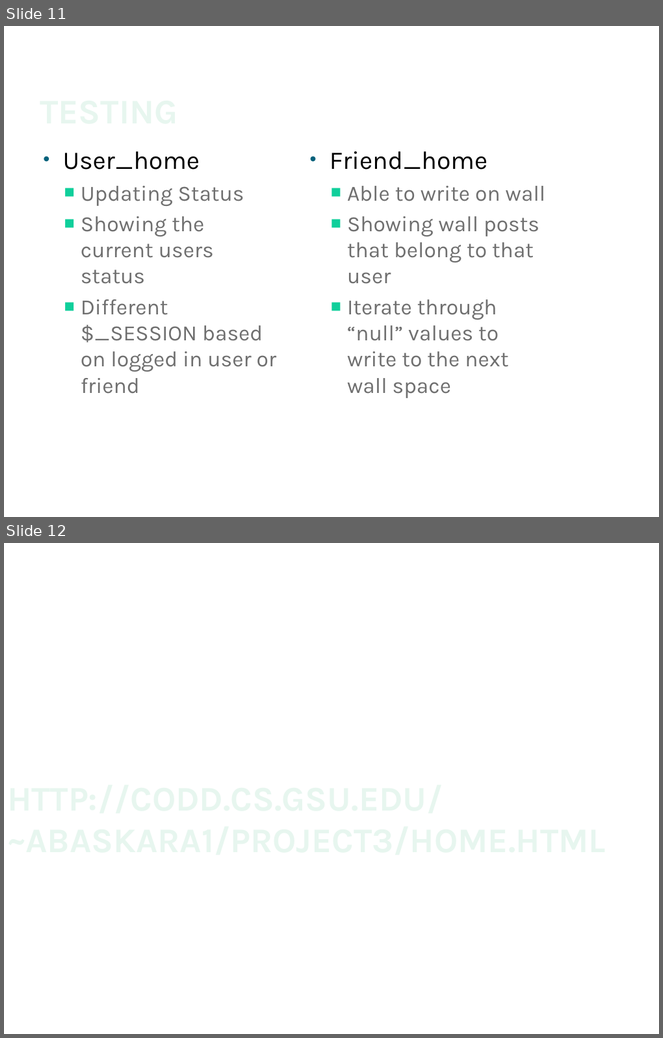
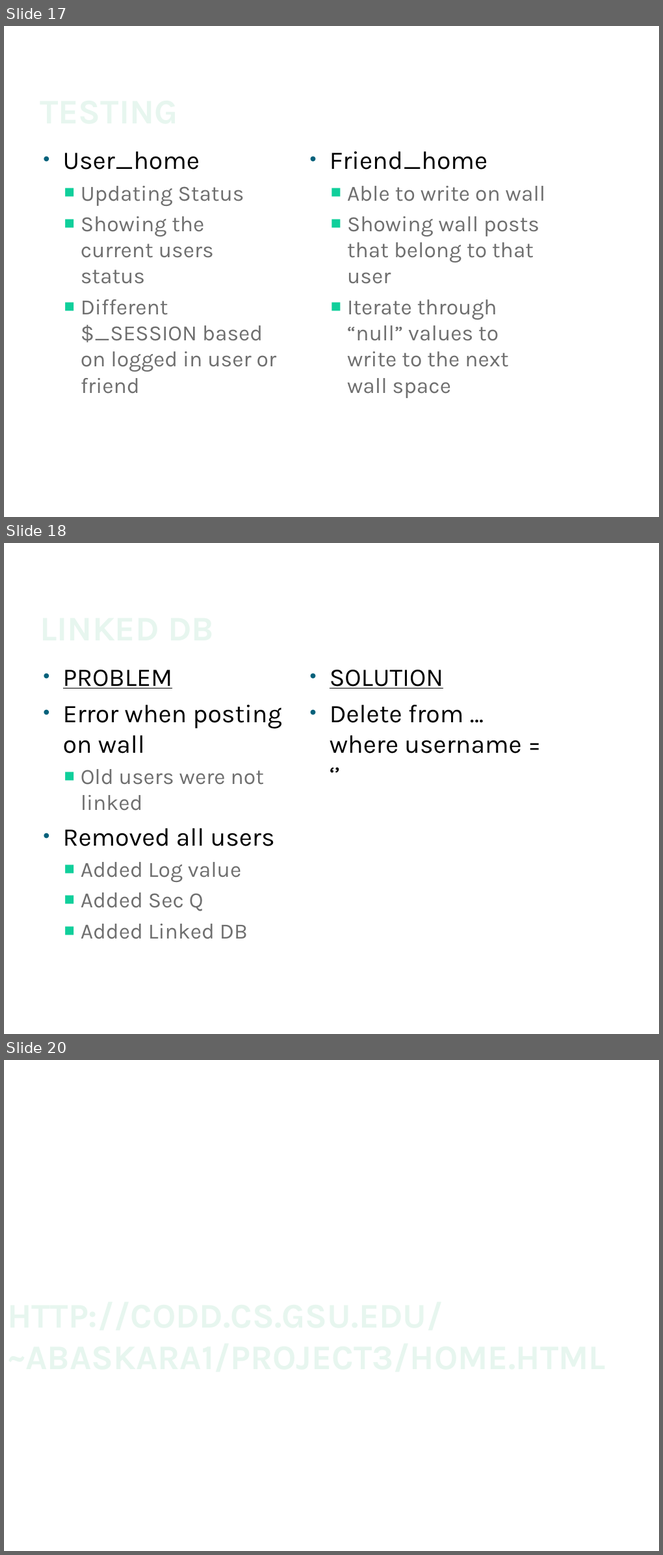
Before and after one commit to JaySao/FaceSpace, a slide deck: Facespace.pptx. Shown one above the other, each under a label of ours: slides 11 and 12 before the commit, slides 17, 18 and 20 after it; the slides between them are not shown. The pictures are 663x1038 and 663x1555 pixels, drawn with LibreOffice and Linux fonts; fonts in the diff are those of the drawing; background and template pictures are left out. Boxes give left, top, right and bottom in pixels: in the first picture for what was removed or moved away, otherwise in the second. Text is boxed around its words. In the diff, an @@ line names an element or a change of style, - is before the commit and + after.

```diff
--- a/Facespace.pptx
+++ b/Facespace.pptx
@@ slide 18 added at (x1=4, y1=543, x2=659, y2=1034), background #FFFFFF @@
@@ text added at (x1=63, y1=670, x2=282, y2=939), 24 pt, text #707070 @@
+• PROBLEM
+• Error when posting on wall
+  ■ Old users were not linked
+• Removed all users
+  ■ Added Log value
+  ■ Added Sec Q
+  ■ Added Linked DB
@@ text added at (x1=330, y1=670, x2=521, y2=754), 28 pt, text #000000 @@
+• SOLUTION
+• Delete from … where username = ‘’
@@ title added at (x1=148, y1=924, x2=248, y2=939), 38 pt, text gradient #F0F9F5 to #E7F6EF to #97DFC0 to #39D19F, bold @@
+LINKED DB
@@ what was slide 11 is now slide 17 @@
@@ what was slide 12 is now slide 20 @@
```
Also in this commit, not shown: 3 slides changed, 9 other slides added, 2 slides removed, 2 other files.
